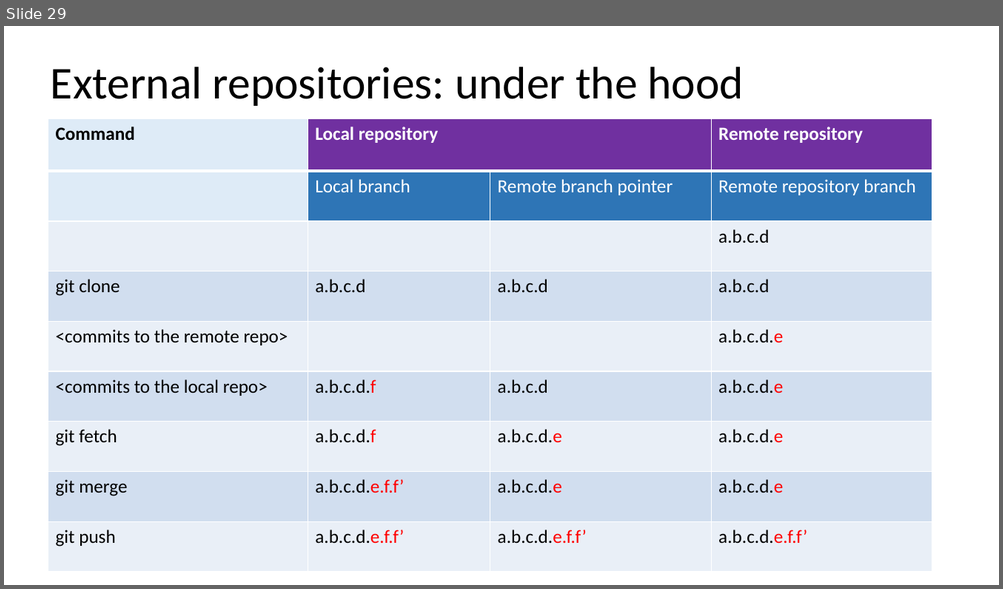
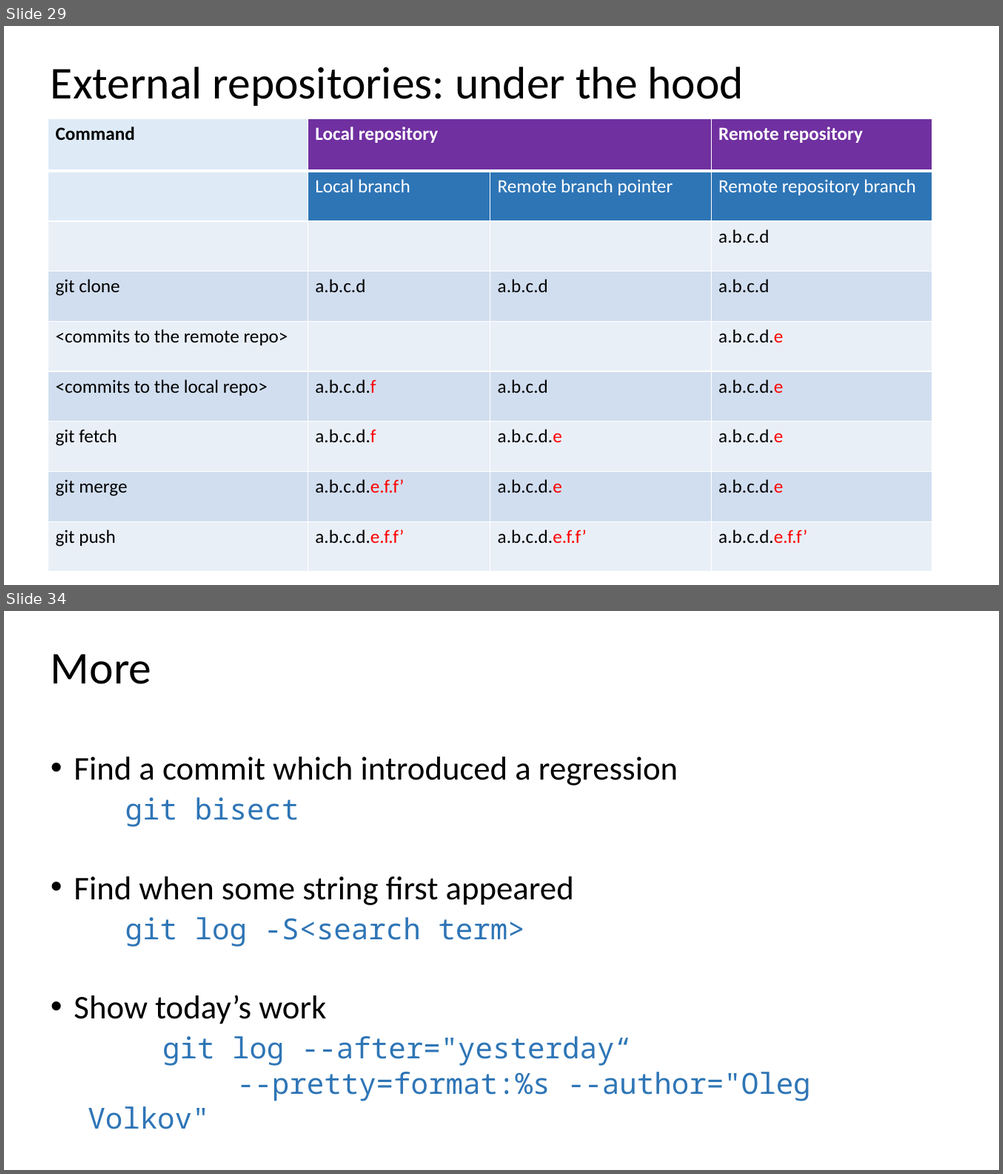
Before and after one commit to ogvolkov/git-101, a slide deck: git101.pptx. Shown one above the other, each under a label of ours: slide 29 before the commit, slides 29 and 34 after it; the slides between them are not shown. The pictures are 1003x589 and 1003x1174 pixels, drawn with LibreOffice and Linux fonts; fonts in the diff are those of the drawing. Boxes give left, top, right and bottom in pixels: in the first picture for what was removed or moved away, otherwise in the second. Text is boxed around its words. In the diff, an @@ line names an element or a change of style, - is before the commit and + after.

```diff
--- a/git101.pptx
+++ b/git101.pptx
@@ slide 34 added at bbox=[4, 611, 999, 1170], background #FFFFFF @@
@@ text added at bbox=[51, 654, 151, 684], 44 pt, text #000000 @@
+More
@@ text added at bbox=[74, 757, 811, 1130], 28 pt, text #2E75B6 @@
+• Find a commit which introduced a regression
+git bisect
+• Find when some string first appeared
+git log -S<search term>
+• Show today’s work
+  git log --after="yesterday“
+  --pretty=format:%s --author="Oleg Volkov"
@@ line added from (132, 815) to (134, 957), #FFFFFF 4.5 pt dashed @@
```
Also in this commit, not shown: 2 slides changed, 6 other slides added, 1 slide removed.
